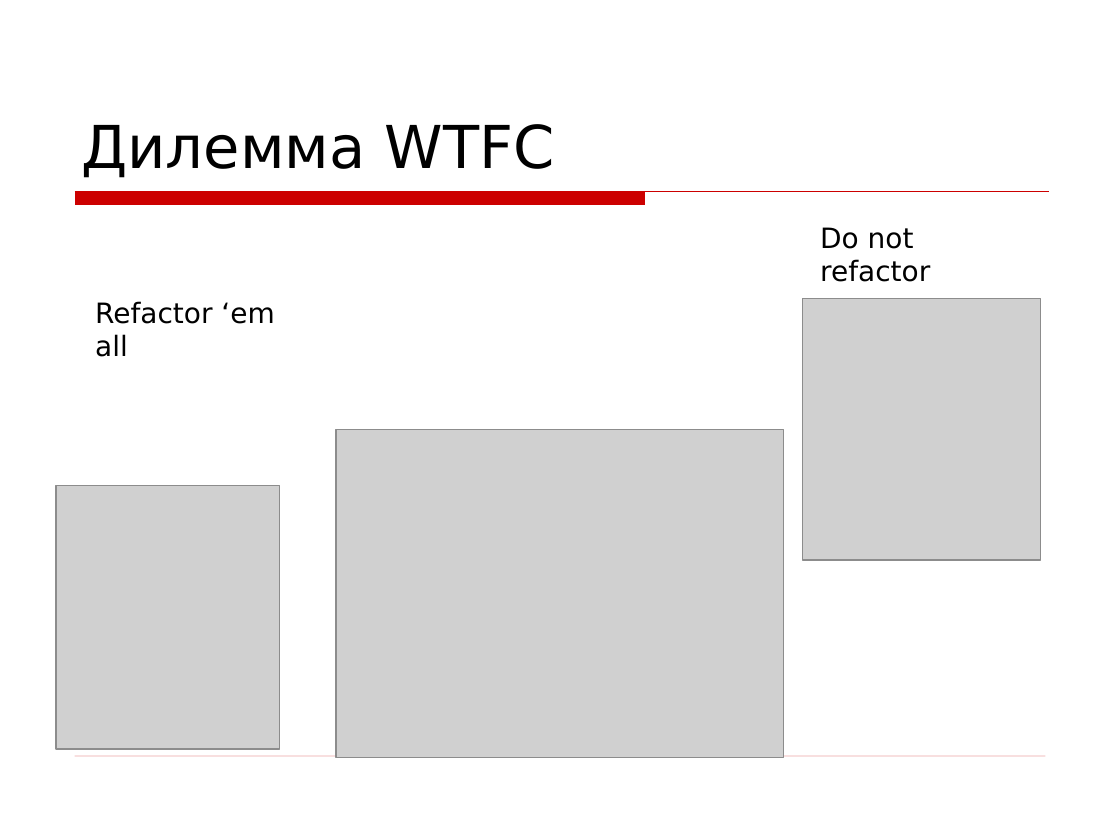
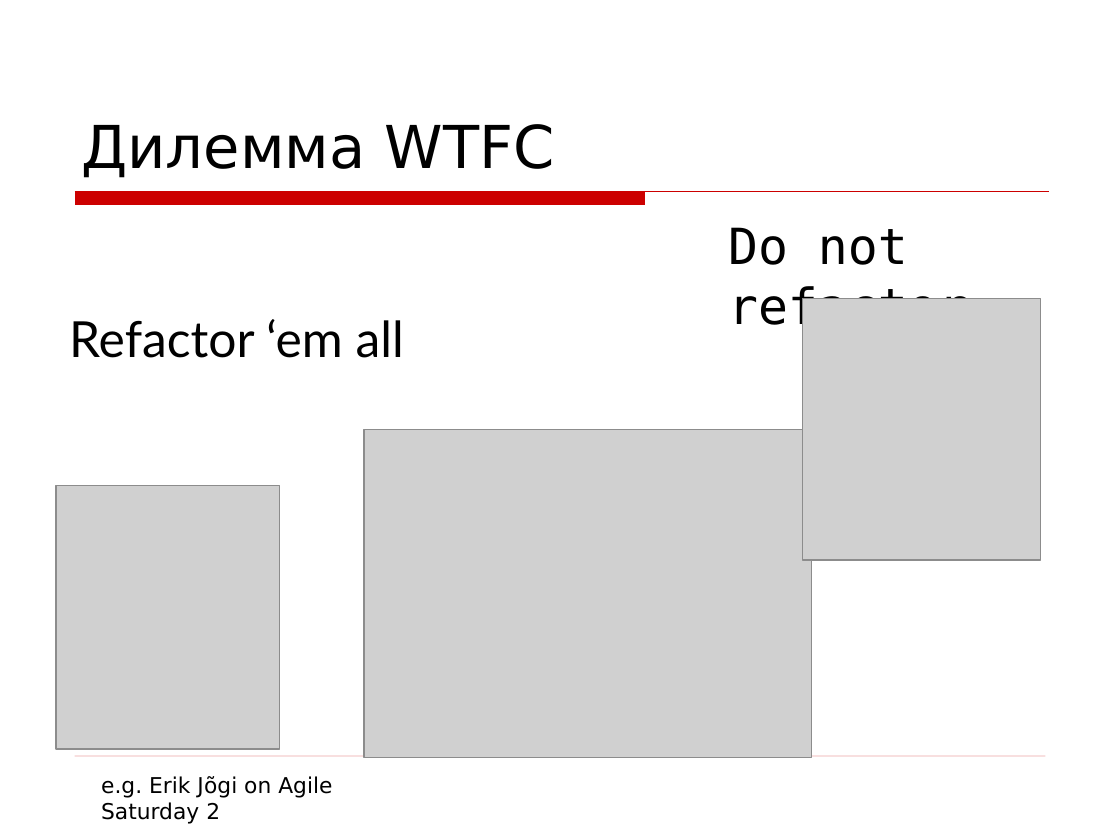
Before and after one commit to asolntsev/presentations, a slide deck: slide 16 of wtf-code/WTF_code.devclub.ru.ppt. Drawn at 1120x840 pixels with LibreOffice and Linux fonts; fonts in the diff are those of the drawing; grey boxes stand for pictures; background and template pictures are left out. Boxes give left, top, right and bottom in pixels: in the first picture for what was removed or moved away, otherwise in the second. Text is boxed around its words. In the diff, an @@ line names an element or a change of style, - is before the commit and + after.

```diff
--- a/wtf-code/WTF_code.devclub.ru.ppt
+++ b/wtf-code/WTF_code.devclub.ru.ppt
@@ text "Do not refactor": place and size @@
-text "Do not refactor" at bbox=[820, 227, 930, 282]
+text "Do not refactor" at bbox=[728, 227, 968, 335]
@@ text "Do not refactor" at bbox=[728, 227, 968, 335]: size 18 to 32 pt, font DejaVu Sans to DejaVu Sans Mono @@
@@ text "Refactor ‘em all": place and size @@
-text "Refactor ‘em all" at bbox=[95, 301, 274, 357]
+text "Refactor ‘em all" at bbox=[69, 319, 404, 358]
@@ text "Refactor ‘em all" at bbox=[69, 319, 404, 358]: size 18 to 32 pt, font DejaVu Sans to Lato @@
@@ picture: place and size @@
-picture at bbox=[336, 430, 784, 758]
+picture at bbox=[364, 430, 812, 758]
@@ text added at bbox=[101, 776, 332, 824], 14 pt, text #000000 @@
+e.g. Erik Jõgi on Agile Saturday 2
```
Also in this commit, not shown: 12 other slides changed, 5 slides added, 3 slides removed.
